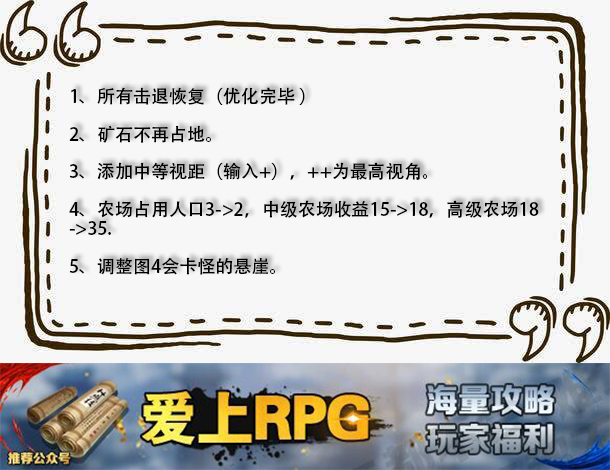
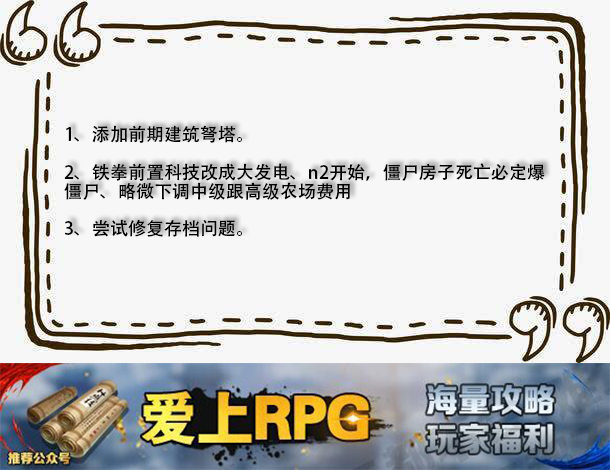
The second 610 x 470 image is a revision of the first. Changes to its layers:
renamed "1、所有击退恢复（优化完毕 ） 2、矿石不再占地。 3、添加中等视距（输入+），++为最高视角。 4、农场占用人口3->" to "1、添加前期建筑弩塔。 2、铁拳前置科技改成大发电、n2开始，僵尸房子死亡必定爆 僵尸、略微下调中级跟高级农场费用 3、尝", painted on it over [64,87,545,275]
